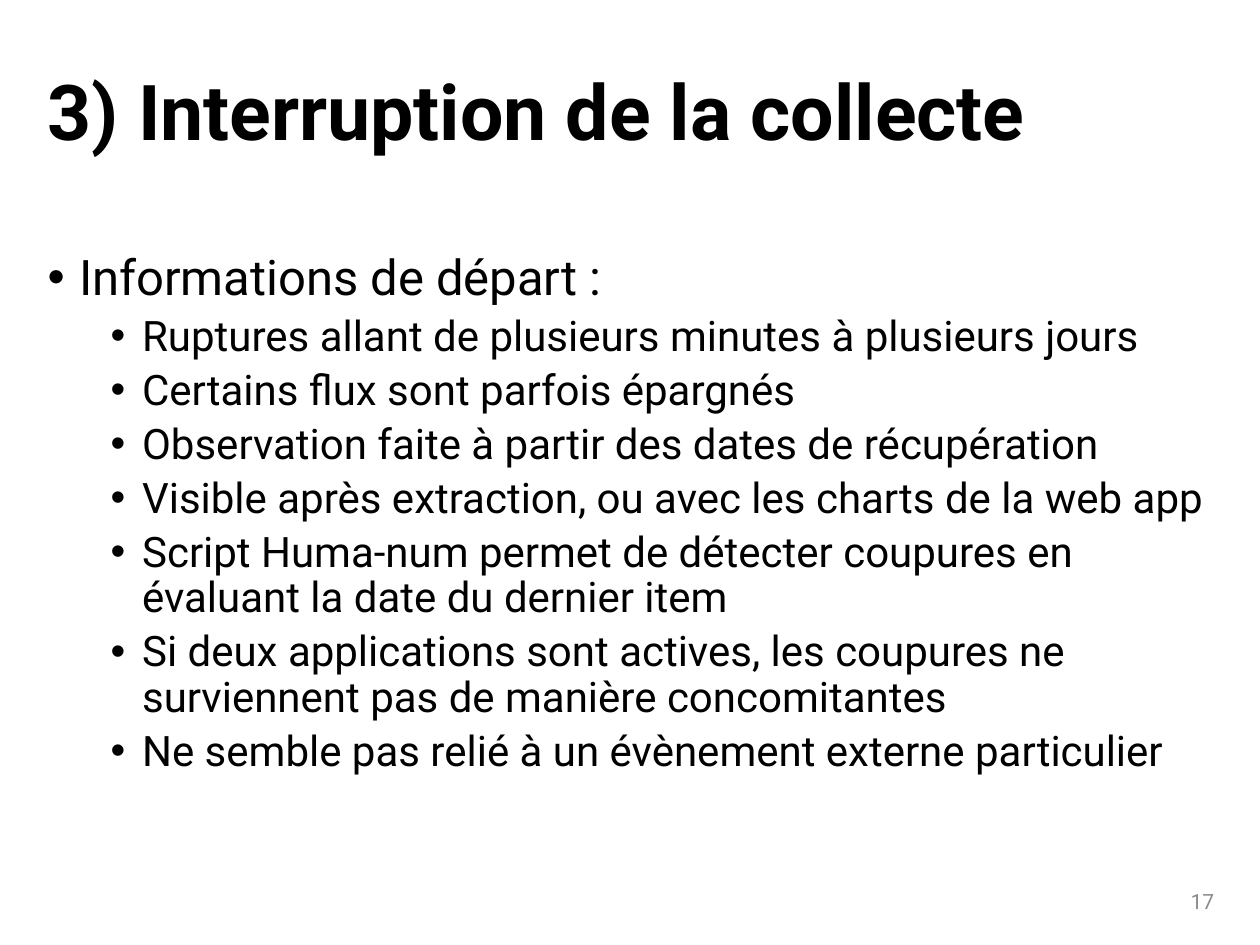
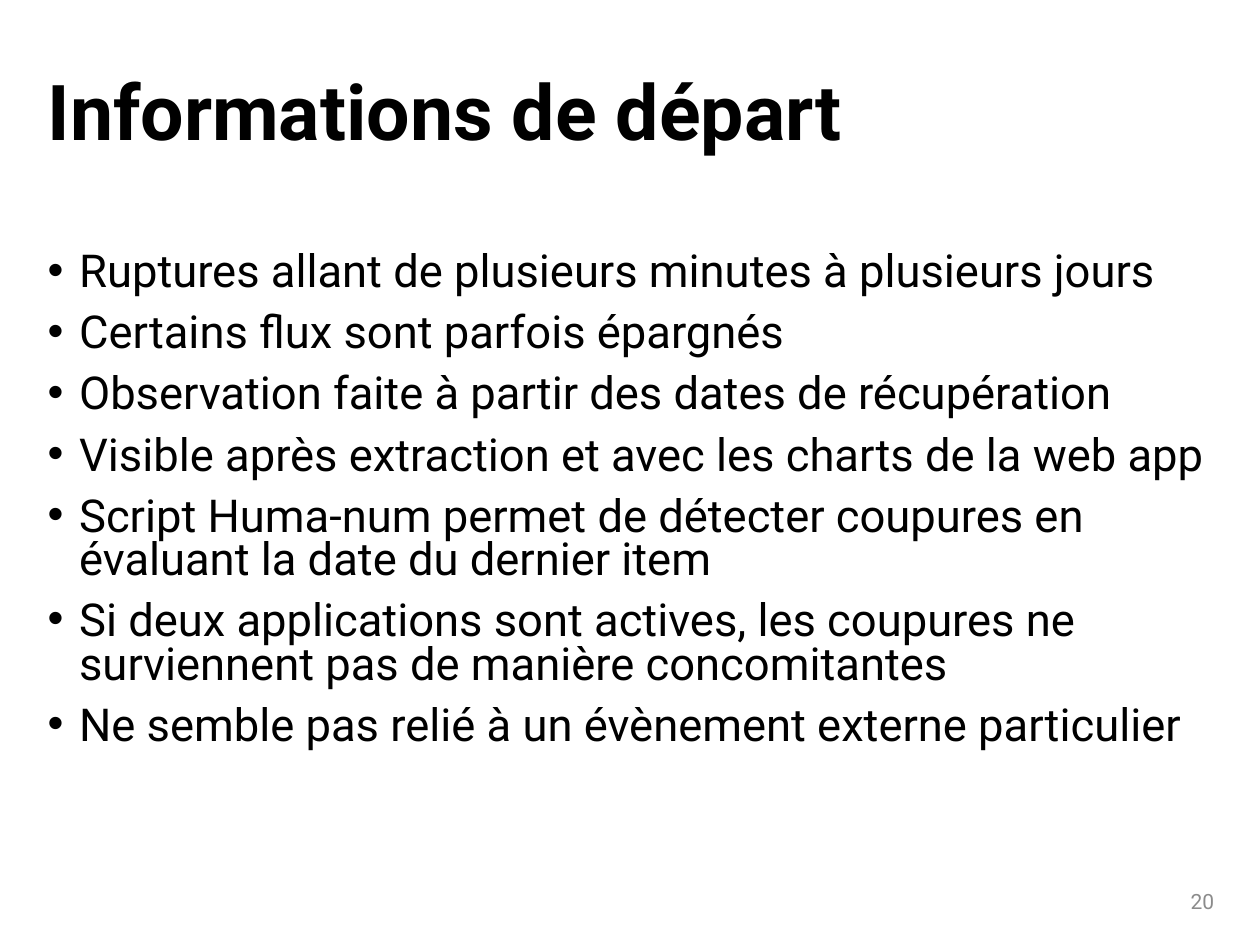
Before and after one commit to dosi-slides/2015_10_geomedia, a slide deck: slide 20 of slides.pptx (slide 17 before the commit). Drawn at 1260x945 pixels with LibreOffice and Linux fonts; fonts in the diff are those of the drawing. Boxes give left, top, right and bottom in pixels: in the first picture for what was removed or moved away, otherwise in the second. Text is boxed around its words. In the diff, an @@ line names an element or a change of style, - is before the commit and + after.

```diff
--- a/slides.pptx
+++ b/slides.pptx
@@ title at [48, 81, 841, 156]: text changed @@
-3) Interruption de la collecte
+Informations de départ
@@ text at [79, 257, 577, 305]: paragraph removed @@
-• Informations de départ :
@@ text at [79, 253, 1180, 751]: size 24 to 25.9 pt in "Ruptures allant de plusieurs minutes à plusieurs ...", "Certains flux sont parfois épargnés", "Observation faite à partir des dates de ...", "Script Huma-num permet de détecter coupures en ..." and 2 more places; list level 2 to 1 in "Ruptures allant de plusieurs minutes ..."; line spacing 0.9 to 0.8; list level 2 to 1 in "Certains flux sont parfois épargnés"; list level 2 to 1 in "Observation faite à partir des ..."; list level 2 to 1 in "Script Huma-num permet de détecter ..."; list level 2 to 1 in "Si deux applications sont actives, ..."; list level 2 to 1 in "Ne semble pas relié à ..." @@
@@ text at [79, 437, 1204, 481]: text changed; size 24 to 25.9 pt @@
-  • Visible après extraction, ou avec les charts de la web app
+• Visible après extraction et avec les charts de la web app
@@ page number at [1191, 894, 1215, 909]: text changed @@
-17
+20
```
Also in this commit, not shown: 18 other slides changed, 20 slides added, 5 slides removed, 1 other file.
